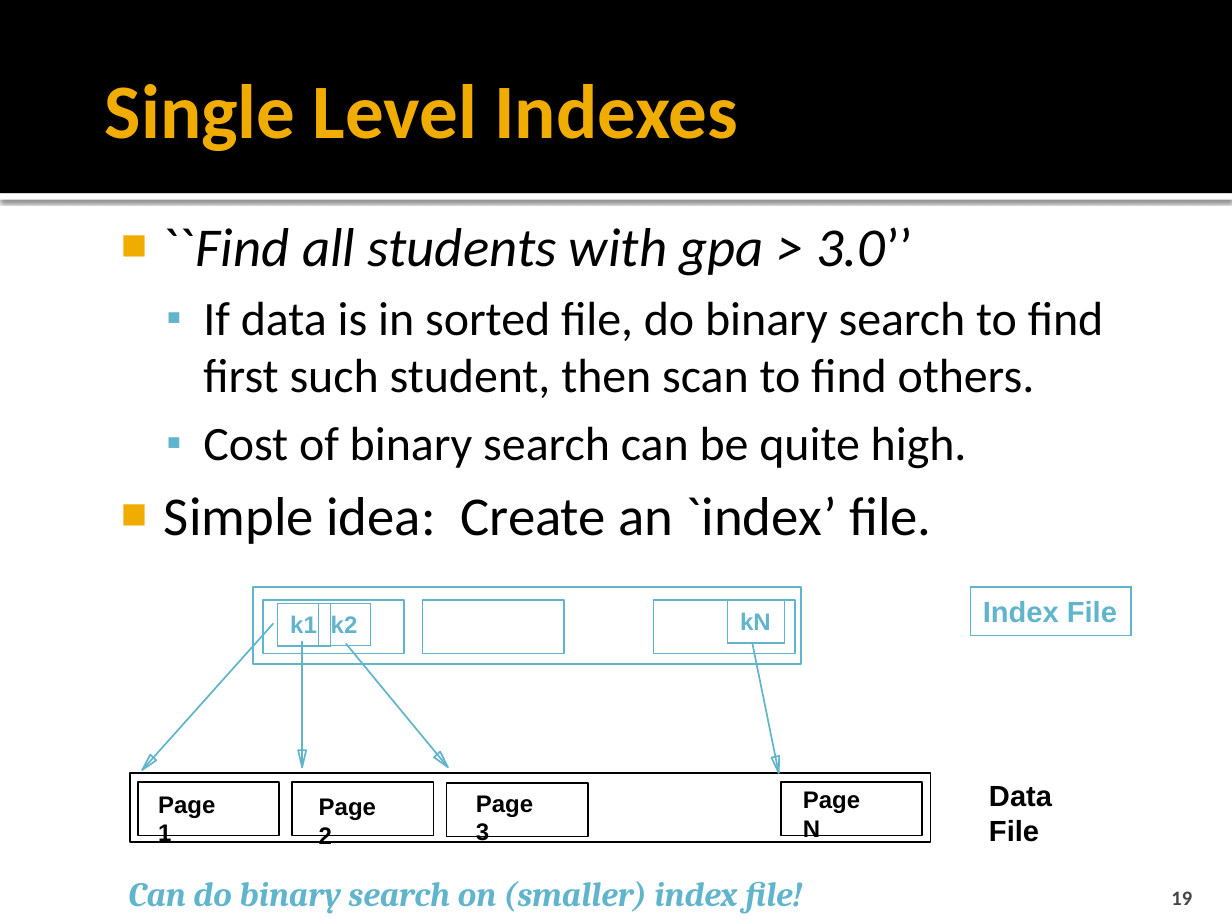
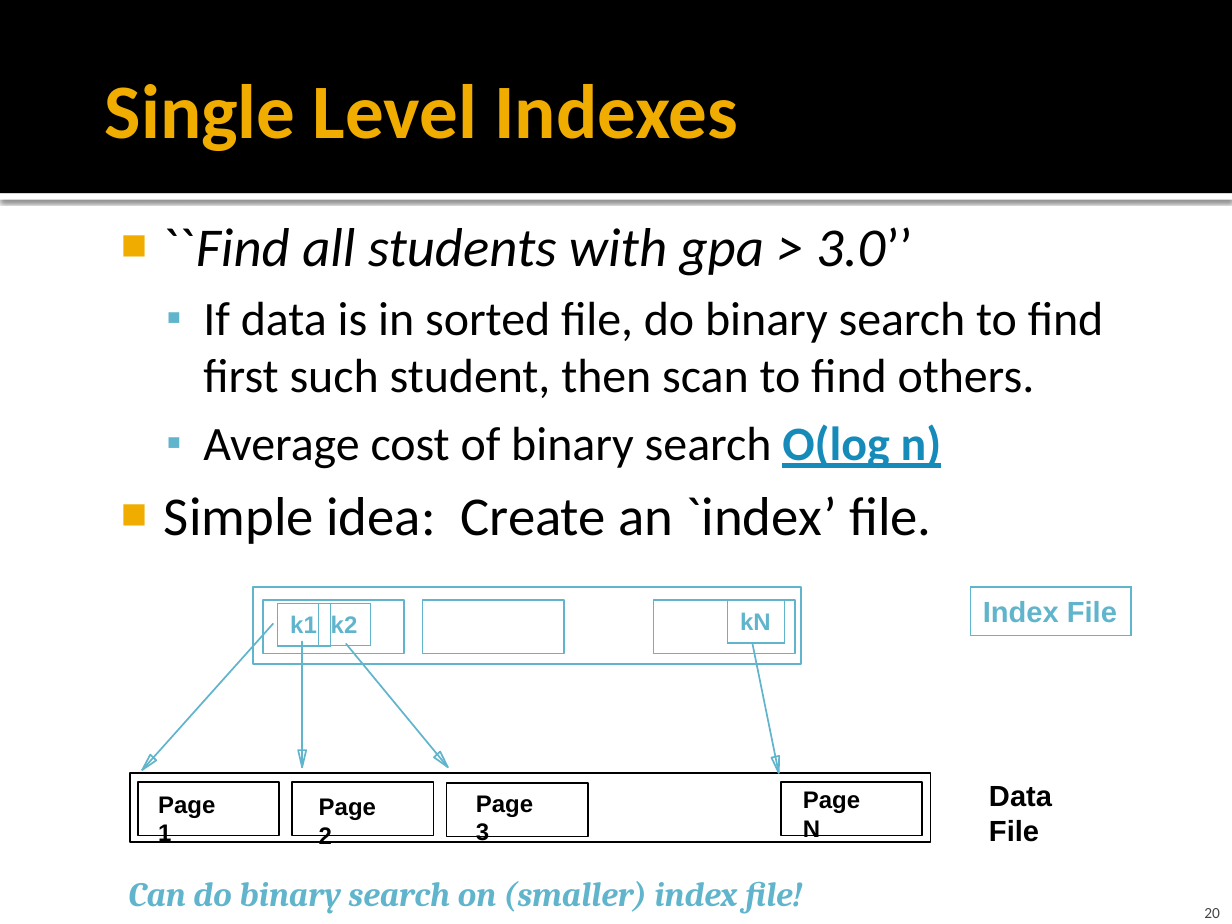
Before and after one commit to cmpt606f19/cmpt606-content, a slide deck: slide 20 of Lectures/06 Indexing.pptx (slide 19 before the commit). Drawn at 1232x924 pixels with LibreOffice and Linux fonts; fonts in the diff are those of the drawing. Boxes give left, top, right and bottom in pixels: in the first picture for what was removed or moved away, otherwise in the second. Text is boxed around its words. In the diff, an @@ line names an element or a change of style, - is before the commit and + after.

```diff
--- a/Lectures/06 Indexing.pptx
+++ b/Lectures/06 Indexing.pptx
@@ text at bbox=[203, 424, 942, 469]: text changed @@
-  ▪ Cost of binary search can be quite high.
+  ▪ Average cost of binary search O(log n)
@@ page number at bbox=[1204, 908, 1220, 918]: text changed; size 12 to 9 pt @@
-19
+20
```
Also in this commit, not shown: 20 other slides changed, 3 slides added, 1 other file.
